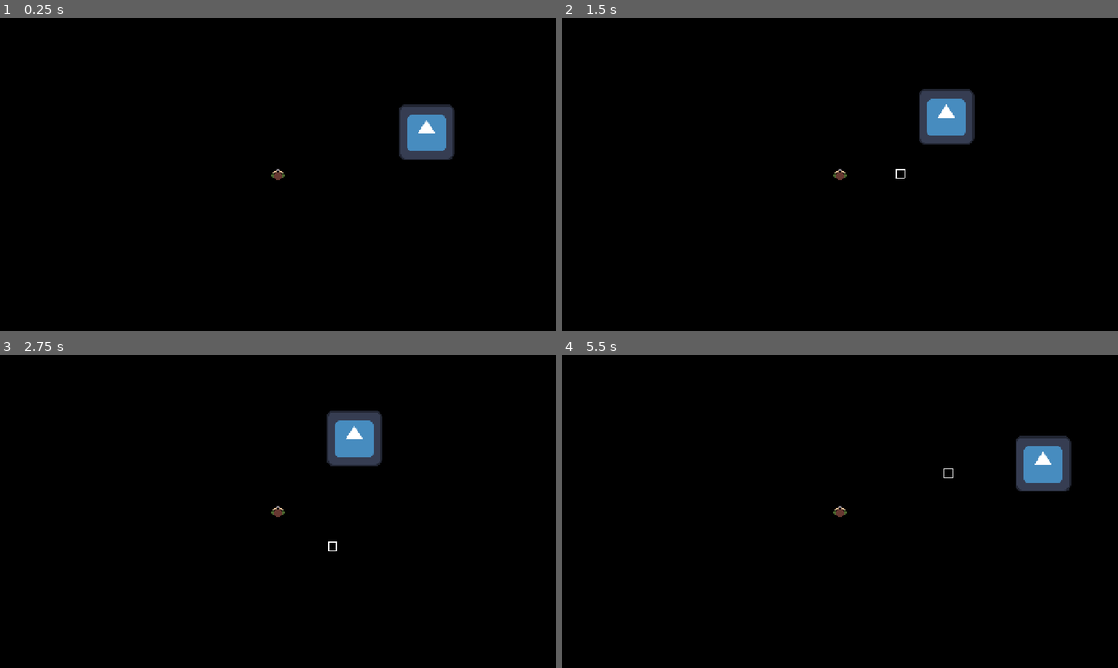
Above: before the commit, frames 1-4 (two rows, left to right).
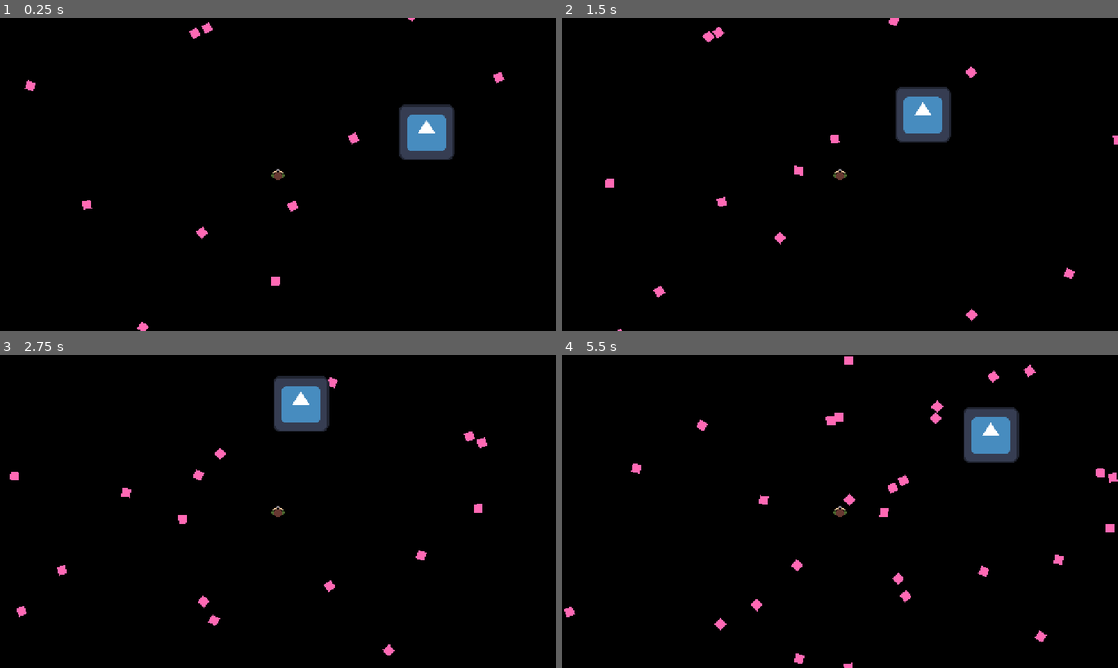
Above: after the commit, the same moments.

Repository: esbpo/topdownDDU
Game: Godot game, scene res://scn_gamplay.tscn
Same seed, same stepped clock (60 frames per second), same inputs: the game is played once before the commit and once after it. The engine's default icon, where the game draws it, is replaced by a stand-in: a white triangle on a blue panel in a dark square.
Inputs:
- Up to frame 1 (0.25 s): no input
- Up to frame 2 (1.5 s): hold Right (right) 0.53-1.28 s; hold Down (down) from 1.28 s (still down)
- Up to frame 3 (2.75 s): release Down (down) at 2.03 s; hold Right (right) from 2.03 s (still down)
- Up to frame 4 (5.5 s): release Right (right) at 2.78 s; hold W (up) 2.78-3.53 s; hold A (left) 3.53-5.03 s; hold Down (down) from 5.03 s (still down)

The runs differ from the first frame. In frame 1, 0.4% of the frame differs, in the area x 4-91%, y 0-100%; in frame 2, 2.6%; in frame 3, 4.2%; in frame 4, 4.7%, in the area x 0-100%, y 0-100%.

Commit message:
Enemy movement

Diff:
--- a/Assets/Scripts/scr_EnemyScript.gd
+++ b/Assets/Scripts/scr_EnemyScript.gd
@@ -1,13 +1,13 @@
-extends Node2D
+extends RigidBody2D
 
-@export var shape: String
-@export var sizeMult: float
-var speed: float = 1
+var shape: String = "square"
+var sizeMult: float = 1
+var speed: float = 50
 @onready var player = $"../../obj_Player"
 var radius: int = 20
 
 func _ready() -> void:
-	var collisionShape: CollisionShape2D = $"CollisionShape2D"
+	var collisionShape: CollisionShape2D = $"col_EnemyCollision"
 	match shape:
 		"square":
 			collisionShape.shape = RectangleShape2D.new()
@@ -16,9 +16,13 @@
 func _draw():
 	match shape:
 		"square":
-			draw_rect(Rect2(position, Vector2(radius * sizeMult, radius * sizeMult)), Color.WHITE, false)
+			draw_rect(Rect2(-radius/2.0, -radius/2.0, radius * sizeMult, radius * sizeMult), Color.HOT_PINK, true)
 
-func _process(_delta: float) -> void:
-	position.x = move_toward(position.x, player.position.x, speed)
-	position.y = move_toward(position.y, player.position.y, speed)
+func _integrate_forces(_state: PhysicsDirectBodyState2D) -> void:
 	queue_redraw()
+
+	var movement = (player.global_position - global_position).normalized() * speed
+	linear_velocity = movement
+
+	var angle = global_position.angle_to_point(player.global_position) + PI/2
+	rotation = angle
--- a/Data/EnemyDefinitions.json
+++ b/Data/EnemyDefinitions.json
@@ -4,11 +4,20 @@
 		"name": "BasicCube",
 		"shape": "square",
 		"health": 10,
-		"speed": 1,
+		"speed": 50,
 		"damage": 1,
 		"spawn_multiplier": 1,
 		"abilities": null
 	},
-
+	{
+		"id": 1,
+		"name": "BasicCircle",
+		"shape": "circle",
+		"health": 20,
+		"speed": 70,
+		"damage": 2,
+		"spawn_multiplier": 1,
+		"abilities": null
+	},
 
 ]
--- /dev/null
+++ b/scn_EnemyObj.tscn
@@ -0,0 +1,11 @@
+[gd_scene format=3 uid="uid://rnfn875gb10t"]
+
+[ext_resource type="Script" uid="uid://bhie0ag7mnqgb" path="res://Assets/Scripts/scr_EnemyScript.gd" id="1_t12kl"]
+
+[sub_resource type="RectangleShape2D" id="RectangleShape2D_n5eui"]
+
+[node name="obj_Enemy" type="RigidBody2D" unique_id=507119321]
+script = ExtResource("1_t12kl")
+
+[node name="col_EnemyCollision" type="CollisionShape2D" parent="." unique_id=1686305094]
+shape = SubResource("RectangleShape2D_n5eui")
--- a/scn_gamplay.tscn
+++ b/scn_gamplay.tscn
@@ -3,8 +3,9 @@
 [ext_resource type="Texture2D" uid="uid://pqu0vx123oca" path="res://Assets/Textures/GroundTileset.png" id="1_w8qhu"]
 [ext_resource type="Texture2D" uid="uid://wduse8wsr3fk" path="res://Assets/Textures/PlayerModelHandgun.png" id="2_jt0fw"]
 [ext_resource type="Script" uid="uid://ctin03q426moe" path="res://Assets/Scripts/scr_Player.gd" id="2_t24il"]
-[ext_resource type="Script" uid="uid://bhie0ag7mnqgb" path="res://Assets/Scripts/scr_EnemyScript.gd" id="3_jt0fw"]
+[ext_resource type="Script" uid="uid://b2gomu5qputa8" path="res://temp.gd" id="4_qts02"]
 [ext_resource type="Texture2D" uid="uid://bicd58spc0xdk" path="res://icon.svg" id="4_t24il"]
+[ext_resource type="PackedScene" uid="uid://rnfn875gb10t" path="res://scn_EnemyObj.tscn" id="5_qts02"]
 
 [sub_resource type="TileSetAtlasSource" id="TileSetAtlasSource_t24il"]
 texture = ExtResource("1_w8qhu")
@@ -19,8 +20,6 @@
 [sub_resource type="CircleShape2D" id="CircleShape2D_epa72"]
 radius = 8.5
 
-[sub_resource type="RectangleShape2D" id="RectangleShape2D_n5eui"]
-
 [node name="Node2D" type="Node2D" unique_id=74920771]
 
 [node name="TileMapLayer" type="TileMapLayer" parent="." unique_id=763523589]
@@ -33,6 +32,7 @@
 centered = false
 
 [node name="obj_Player" type="CharacterBody2D" parent="." unique_id=1232765853]
+motion_mode = 1
 script = ExtResource("2_t24il")
 
 [node name="col_PlayerCollider" type="CollisionShape2D" parent="obj_Player" unique_id=314141808]
@@ -46,15 +46,10 @@
 texture = ExtResource("2_jt0fw")
 
 [node name="obj_EnemyHandler" type="Node2D" parent="." unique_id=668097693]
+script = ExtResource("4_qts02")
 
-[node name="RigidBody2D" type="RigidBody2D" parent="obj_EnemyHandler" unique_id=805579895]
-position = Vector2(203, -76)
-script = ExtResource("3_jt0fw")
-shape = "square"
-sizeMult = 1.0
-
-[node name="CollisionShape2D" type="CollisionShape2D" parent="obj_EnemyHandler/RigidBody2D" unique_id=382558575]
-shape = SubResource("RectangleShape2D_n5eui")
+[node name="obj_Enemy" parent="obj_EnemyHandler" unique_id=507119321 instance=ExtResource("5_qts02")]
+position = Vector2(-400, -514)
 
 [node name="Sprite2D" type="Sprite2D" parent="." unique_id=346408575]
 position = Vector2(342, -97)
--- /dev/null
+++ b/temp.gd
@@ -0,0 +1,11 @@
+extends Node2D
+
+
+func _ready() -> void:
+	for i in range(50):
+		var copy: RigidBody2D = $"obj_Enemy".duplicate()
+		add_child(copy)
+		copy.global_position = Vector2(randi_range(-1000, 1000), randi_range(-1000, 1000))
+		copy.contact_monitor = true
+		while !(copy.get_colliding_bodies().is_empty()):
+			copy.global_position = Vector2(randi_range(-1000, 1000), randi_range(-1000, 1000))
Not shown, added: temp.gd.uid
